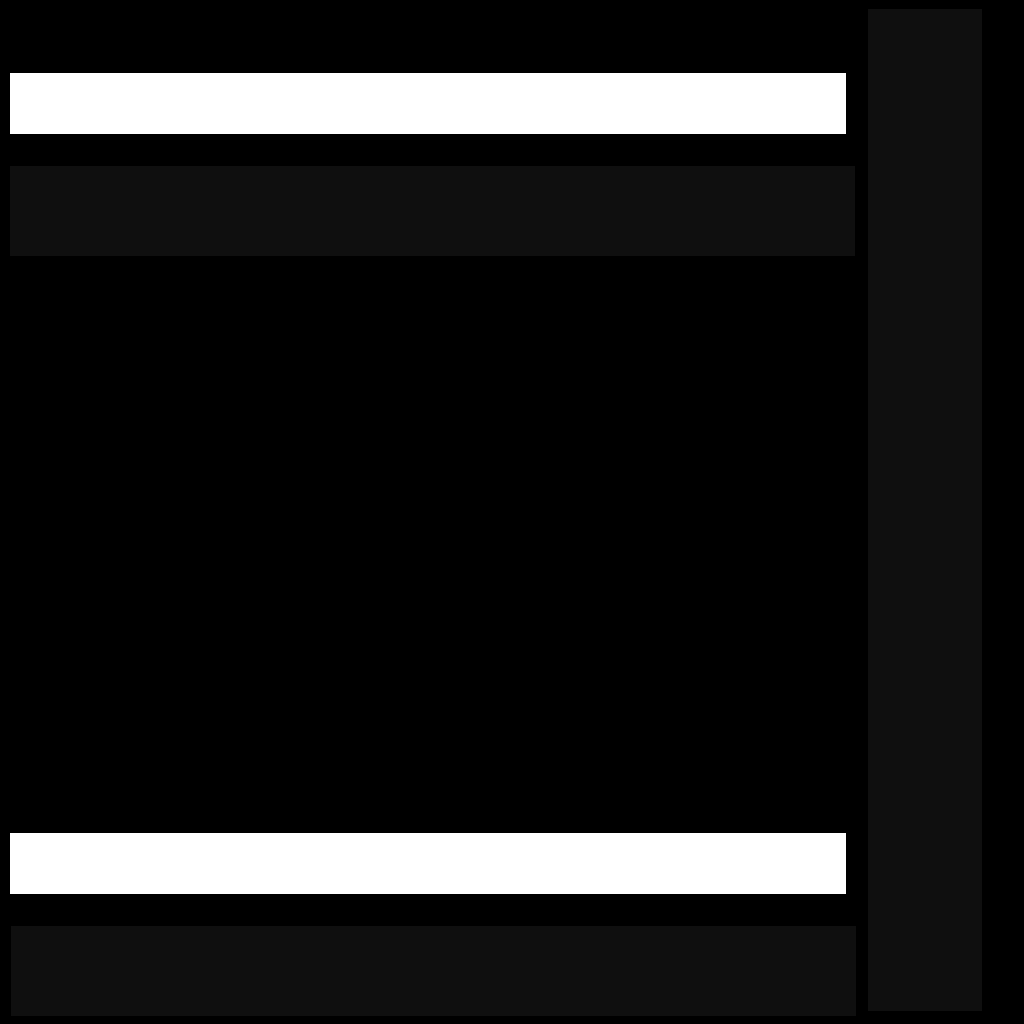
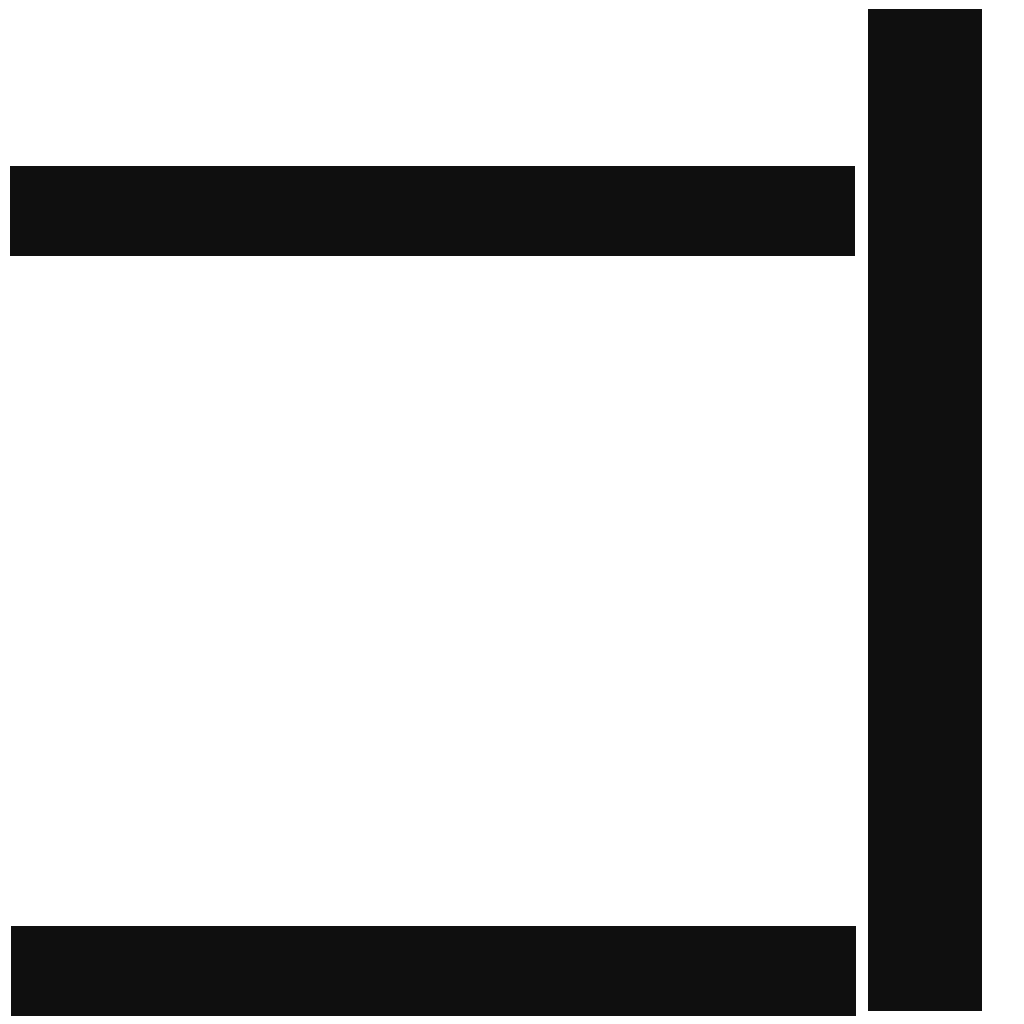
Layered file, before and after one edit (1024 × 1024). Changes by layer:
hid "Background" over (0, 0, 1024, 1024)
